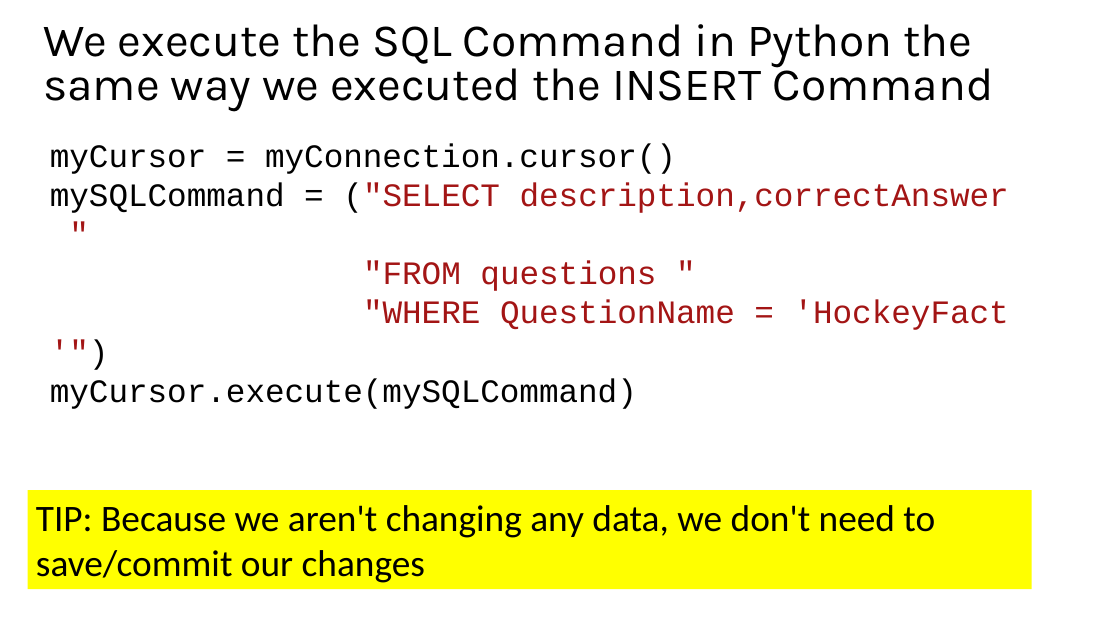
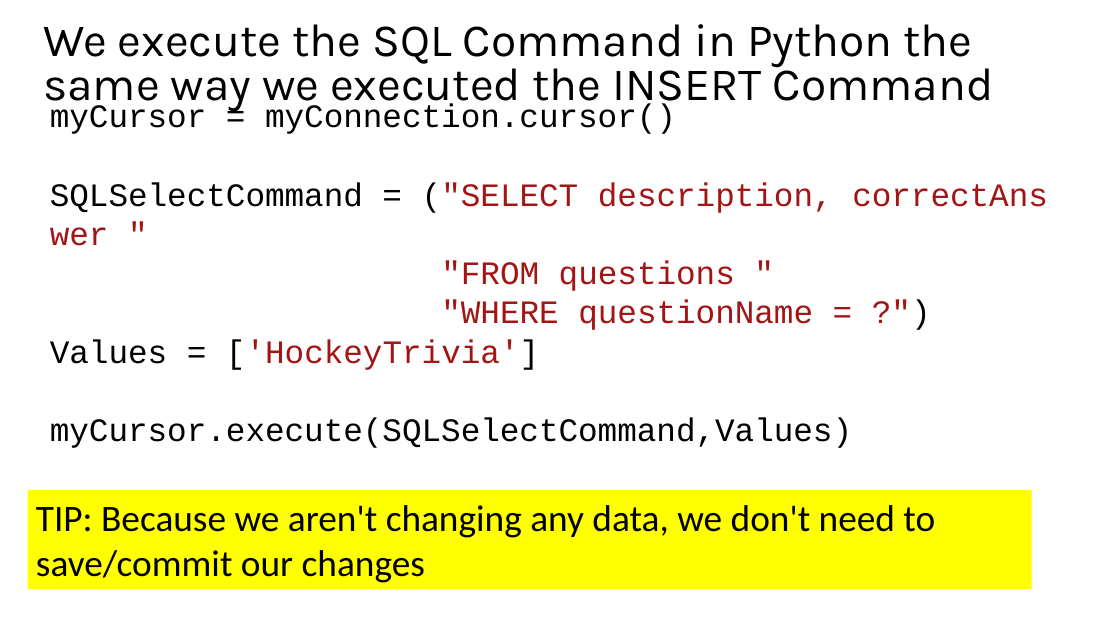
Before and after one commit to mkscala/AdvancedFlask, a slide deck: slide 24 of Slides/Module 4 - Python to databases.pptx. Drawn at 1120x630 pixels with LibreOffice and Linux fonts; fonts in the diff are those of the drawing. Boxes give left, top, right and bottom in pixels: in the first picture for what was removed or moved away, otherwise in the second. Text is boxed around its words. In the diff, an @@ line names an element or a change of style, - is before the commit and + after.

```diff
--- a/Slides/Module 4 - Python to databases.pptx
+++ b/Slides/Module 4 - Python to databases.pptx
@@ text "myCursor = myConnection.cursor()": place and size @@
-text "myCursor = myConnection.cursor()" at (50, 143, 1009, 409)
+text "myCursor = myConnection.cursor()" at (50, 104, 852, 448)
@@ text at (50, 182, 833, 213): text changed @@
-mySQLCommand = ("SELECT description,correctAnswer "
+SQLSelectCommand = ("SELECT description, correctAnswer "
@@ text at (50, 300, 852, 448): text changed; text colour #A31515 to #000000 @@
-"WHERE QuestionName = 'HockeyFact'")
-myCursor.execute(mySQLCommand)
+"WHERE questionName = ?")
+Values = ['HockeyTrivia']
+myCursor.execute(SQLSelectCommand,Values)
```
Also in this commit, not shown: 4 other slides changed.
